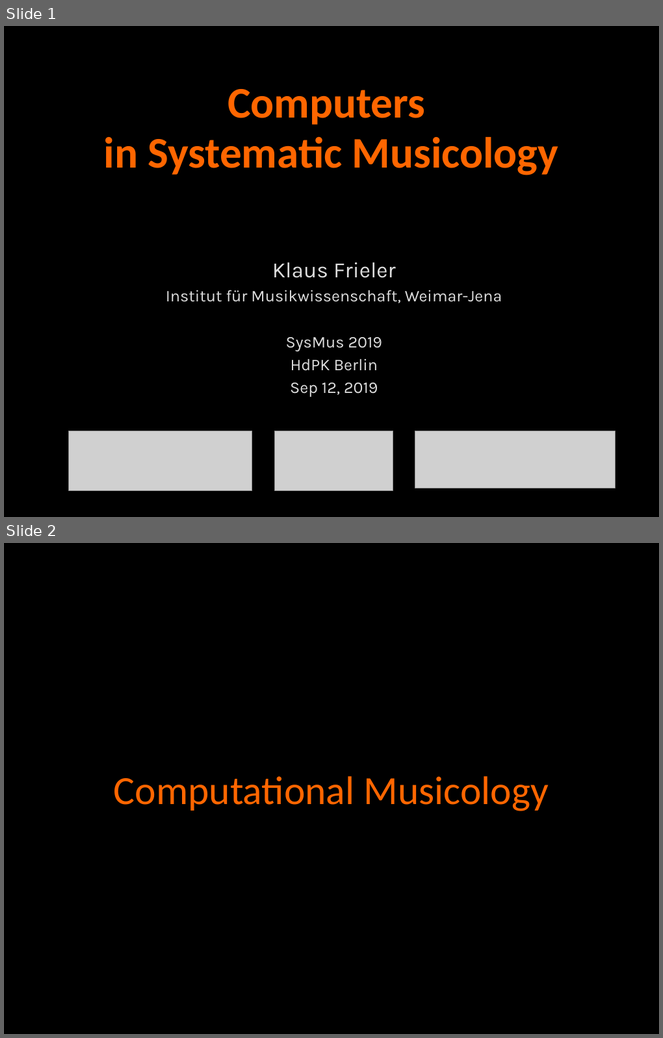
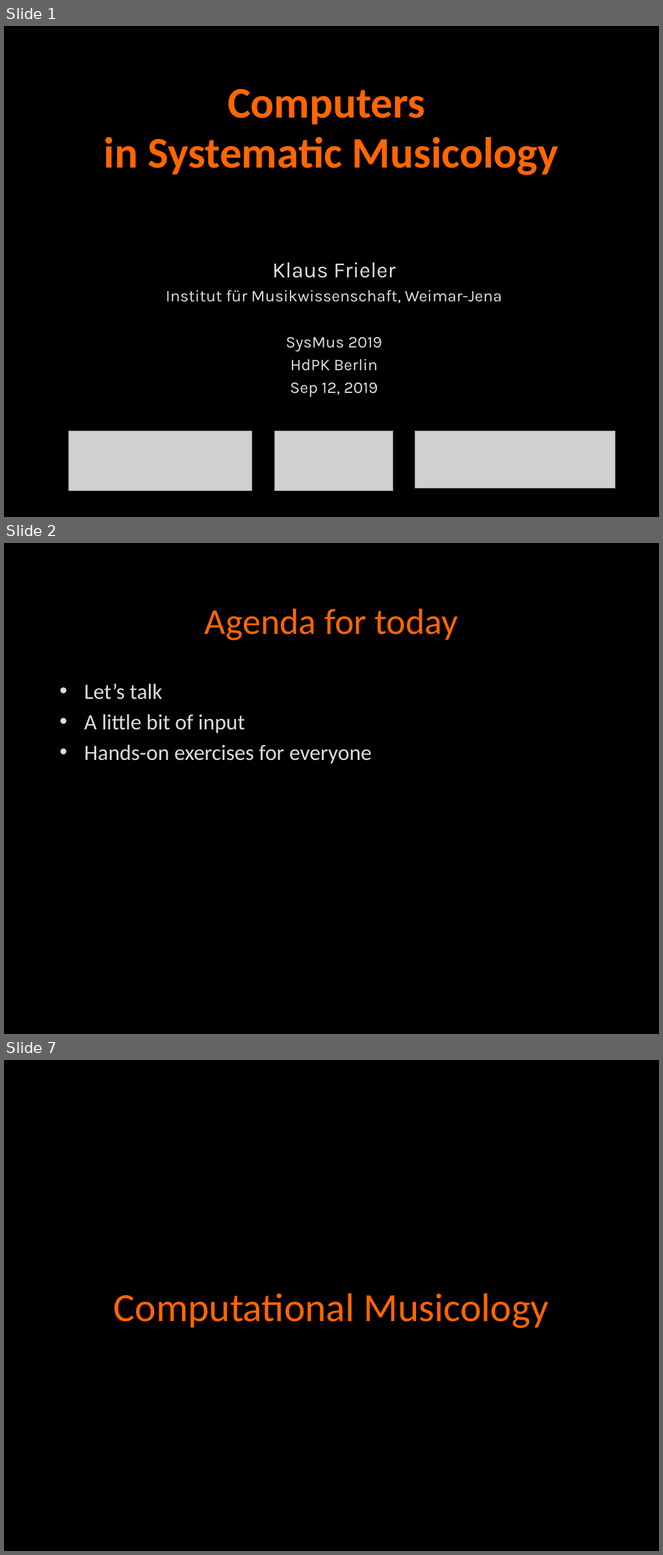
Before and after one commit to klausfrieler/digthatlick_lecture, a slide deck: frieler_ComSysMus_workshop.pptx. Shown one above the other, each under a label of ours: slides 1 and 2 before the commit, slides 1, 2 and 7 after it; the slides between them are not shown. The pictures are 663x1038 and 663x1555 pixels, drawn with LibreOffice and Linux fonts; fonts in the diff are those of the drawing; grey boxes stand for pictures. Boxes give left, top, right and bottom in pixels: in the first picture for what was removed or moved away, otherwise in the second. Text is boxed around its words. In the diff, an @@ line names an element or a change of style, - is before the commit and + after.

```diff
--- a/frieler_ComSysMus_workshop.pptx
+++ b/frieler_ComSysMus_workshop.pptx
@@ slide 2 added at (x1=4, y1=543, x2=659, y2=1034), background #000000; not listed: 2 template elements that a slide beside it also shows @@
@@ title added at (x1=53, y1=581, x2=610, y2=657), outline #000000 0.75 pt, 40 pt, text #FF6600 @@
+Agenda for today
@@ text added at (x1=53, y1=674, x2=610, y2=980), outline #000000 0.75 pt, 24 pt, text #DDDDDD @@
+• Let’s talk
+• A little bit of input
+• Hands-on exercises for everyone
@@ what was slide 2 is now slide 7 @@
```
Also in this commit, not shown: 6 slides changed, 9 other slides added, 1 slide removed, 1 other file.
